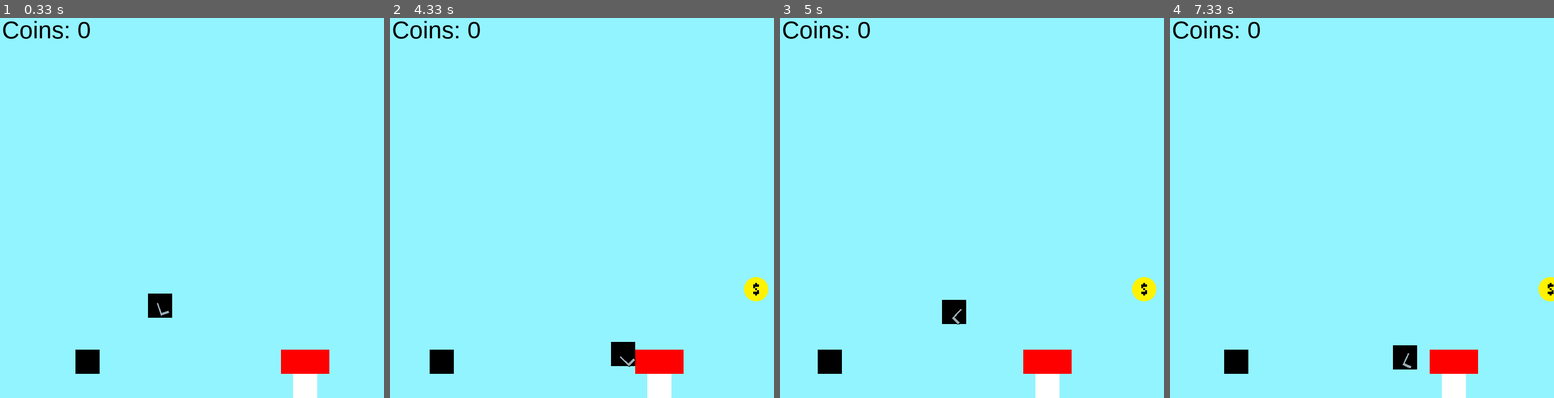
Above: before the commit, frames 1-4 (left to right).
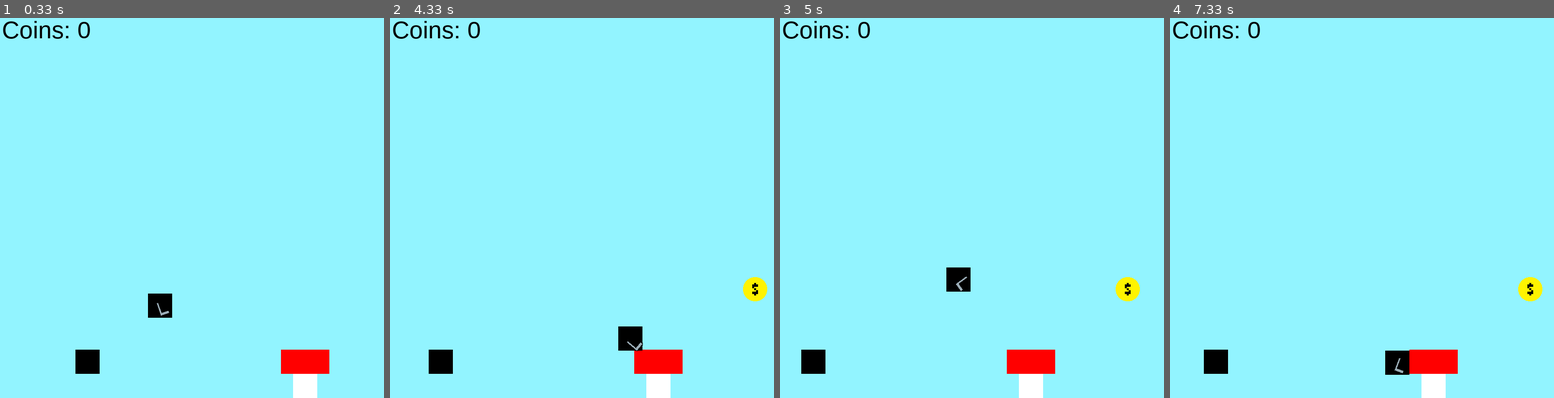
Above: after the commit, the same moments.

Repository: Jobjob321/Pygame-Platformer
Game: pygame game, started from main.py
Two runs of this game, one before a commit and one after it. Both use one fixed random seed, a clock stepped at 60 frames per second and the inputs below.
Inputs (mouse positions are in pixels of both pictures, inside the frame that each line leads up to):
- Up to frame 1 (0.33 s): no input
- Up to frame 2 (4.33 s): hold Right 0.33-0.8 s; move the mouse to (566, 223) at 0.37 s; hold Right 0.83-1.3 s; move the mouse to (704, 192) at 0.87 s; hold Left 1.33-1.87 s; move the mouse to (486, 208) at 1.37 s; hold Left 1.9-2.3 s; move the mouse to (462, 147) at 1.93 s; hold Right 2.33-2.97 s; move the mouse to (635, 71) at 2.37 s; hold Left 3-3.47 s; move the mouse to (624, 238) at 3.03 s; hold Right 3.5-3.97 s; move the mouse to (589, 75) at 3.53 s; tap Space at 3.57, 3.87, 4.07 s; hold Right from 4 s (still down); move the mouse to (443, 192) at 4.03 s
- Up to frame 3 (5 s): tap Space at 4.37, 4.57, 4.87 s; release Right at 4.47 s; hold Left from 4.5 s (still down); move the mouse to (975, 246) at 4.53 s
- Up to frame 4 (7.33 s): release Left at 5.03 s; hold Left 5.07-5.47 s; move the mouse to (1346, 139) at 5.1 s; tap Space at 5.13, 5.43, 5.57, 5.87, 6.23, 6.53, 6.73, 7.03, 7.23 s; hold Right 5.5-6.13 s; move the mouse to (1507, 348) at 5.53 s; hold Left 6.17-6.63 s; move the mouse to (1461, 265) at 6.2 s; hold Right 6.67-7.13 s; move the mouse to (1304, 124) at 6.7 s; hold Right from 7.17 s (still down); move the mouse to (1438, 173) at 7.2 s

Frame 1 is identical in both runs. In frame 2, 0.7% of the frame differs, in the area x 10-99%, y 68-100%; in frame 3, 2.9%, in the area x 5-98%, y 65-100%; in frame 4, 2.8%.

Commit message:
got it working a little bit better

Diff:
--- a/gun.py
+++ b/gun.py
@@ -1,17 +1,13 @@
 import pygame, math
 
 class Gun:
-    def __init__(self, player_x, player_y):
+    def __init__(self, player_x, player_y,mouse_x, mouse_y):
         self.x = player_x
         self.y = player_y
         self.image = pygame.image.load("imgs/Pistol1.png").convert_alpha()
-        self.rot_image = self.image.copy()
-        self.angle = self.rotate(pygame.mouse.get_pos())
+        rel_x, rel_y = mouse_x - self.x, mouse_y - self.y
+        angle = (180 / math.pi) * -math.atan2(rel_y, rel_x)
+        self.image = pygame.transform.rotate(self.image, angle)
+
     def draw(self, screen, scroll_x, scroll_y):
-        screen.blit(self.rot_image, (self.x - scroll_x, self.y - scroll_y))
-    def rotate(self, mouse):
-        self.rect = self.image.get_rect(center=(self.x, self.y))
-        offset = (mouse[1]-self.rect.centery, mouse[0]-self.rect.centerx)
-        self.angle = 360-math.degrees(math.atan2(*offset))
-        self.rot_image = pygame.transform.rotate(self.image, self.angle)
-        self.rect = self.image.get_rect(center=self.rect.center)
+        screen.blit(self.image, (self.x - scroll_x, self.y - scroll_y))
--- a/main.py
+++ b/main.py
@@ -16,6 +16,7 @@
 moveleft = False
 moveright = False
 jump = False
+mouse = [0,0]
 
 prev_time = time.time()
 dt = 0
@@ -47,7 +48,7 @@
     prev_time = now
     screen.fill((146,244,255))
 
-
+    mouse = pygame.mouse.get_pos()
     scroll[0] += (player.position.x-scroll[0] - WINDOW_SIZE[0]/2) * 2.5 * dt
     scroll[1] += (player.position.y-scroll[1] - WINDOW_SIZE[1]/2) * 2.5 * dt
     if scroll[1] > 0:
@@ -77,8 +78,9 @@
         CanJump = True
         applyGravity = False
 
-    collision_tolerance = 2
+    collision_tolerance = 3
     for i in range(10):
+        pistol = Gun(player.position.x, player.position.y, mouse[0],mouse[1])
         if moveleft == True:
             player.position.x -= 25 * dt
         if moveright == True:
@@ -90,7 +92,6 @@
             player.y_momentum += player.gravity * dt
             CanJump = False
         player.position.y += player.y_momentum * dt
-        mouse = pygame.mouse.get_pos()
         for object in objects:
             if checkCollisions(object.x, object.y, object.width, object.height, player.position.x, player.position.y, 50, 50):
                 player_bottom = player.position.y  + 50
@@ -128,8 +129,6 @@
     cointext = FONT.render("Coins: " + str(coinamount), 1, (0,0,0))
     screen.blit(cointext, (10, 10))
 
-    pistol = Gun(player.position.x, player.position.y)
-    pistol.rotate(mouse)
     Player.Draw(screen, player.position.x - scroll[0], player.position.y - scroll[1])
     pistol.draw(screen, scroll[0], scroll[1])
 
